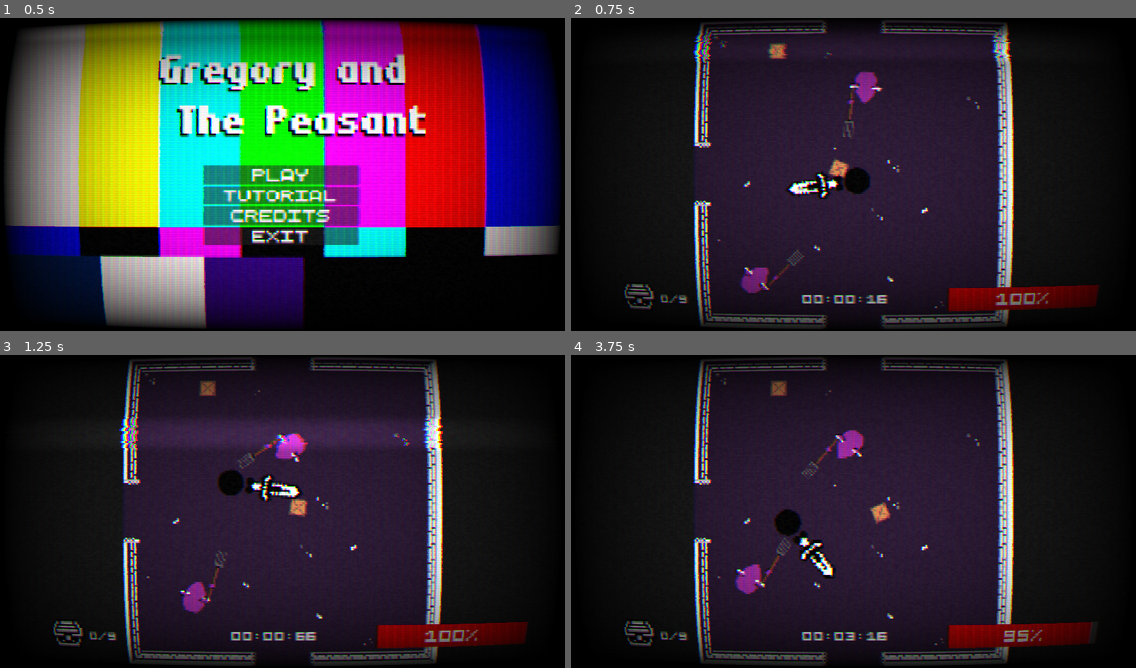
Above: before the commit, frames 1-4 (two rows, left to right).
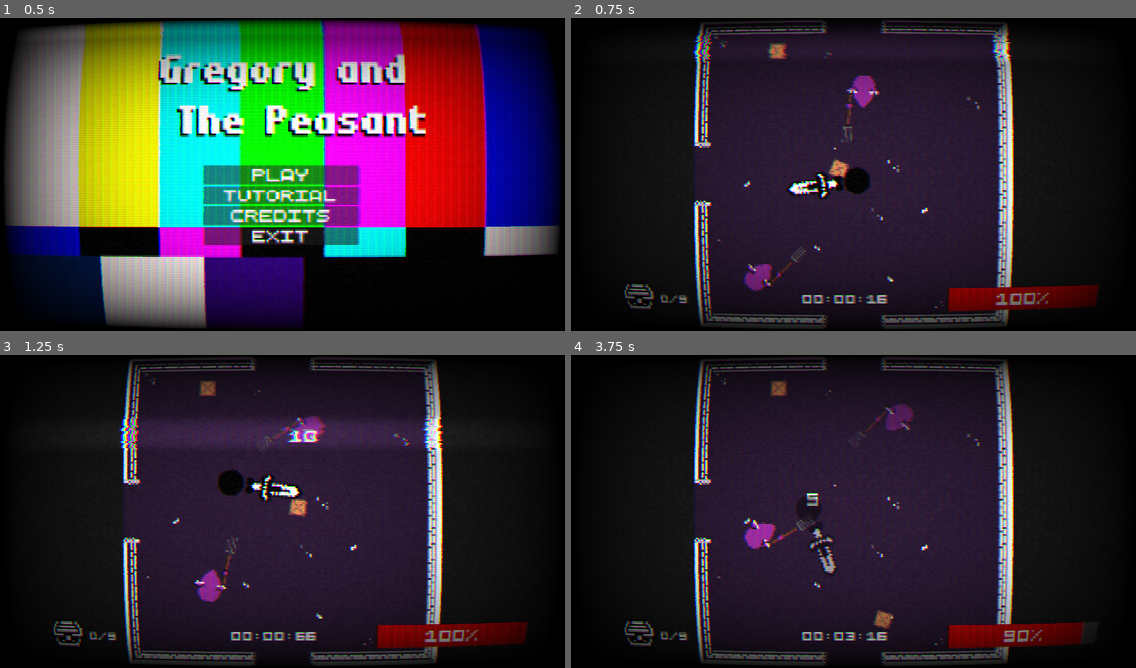
Above: after the commit, the same moments.

Repository: DeanBolte/pjam16
Game: Godot game, scene res://ui/MainMenu/main_menu.tscn
The game is run twice, just before and just after one commit, with the same random seed, the same clock (stepped at 60 frames per second) and the same inputs. Sound files missing from this copy of the repository are replaced by a short silence.
Inputs (mouse positions are in pixels of both pictures, inside the frame that each line leads up to):
- Up to frame 1 (0.5 s): no input
- Up to frame 2 (0.75 s): click "Play" at 0.5 s
- Up to frame 3 (1.25 s): no input
- Up to frame 4 (3.75 s): move the mouse to (977, 495) at 1.27 s; press the mouse at (977, 495) at 1.28 s; hold Right (ui_right) 1.28-2.03 s; move the mouse to (740, 527) at 2.02 s; release the mouse at (740, 527) at 2.03 s; hold Down (ui_down) 2.03-2.78 s; click (740, 527) at 2.1 s; move the mouse to (910, 442) at 2.77 s; press the mouse at (910, 442) at 2.78 s; hold Right (ui_right) 2.78-3.53 s; move the mouse to (825, 574) at 3.52 s; release the mouse at (825, 574) at 3.53 s; hold Up (ui_up) from 3.53 s (still down); click (825, 574) at 3.6 s

Frame 1 is identical in both runs. In frame 2, 0.8% of the frame differs, in the area x 29-56%, y 17-88%; in frame 3, 1.7%; in frame 4, 3.4%, in the area x 29-93%, y 15-93%.

Commit message:
balance numbers for schnozs

Diff:
--- a/enemy/lord_schnoz/lord_schnoz.gd
+++ b/enemy/lord_schnoz/lord_schnoz.gd
@@ -11,18 +11,18 @@
 const CRATE_THROW_SPEED = 5000.0 # Adjust based on gameplay balance
 
 # If player gets too close, boss will 'swat' them away, dealing damage and applying knockback.
-const SHOW_SWAT_RADIUS := true
-const SWAT_RADIUS: int = 300
+const SHOW_SWAT_RADIUS := false
+const SWAT_RADIUS: int = 350
 
 @onready var sfx_manager = get_node("../../../../SfxManager")
 @onready var death_sfx = preload("res://assets/sounds/enemies/enemy_death.wav")
 
-@export var max_health: float = 250
+@export var max_health: float = 300
 @export var current_health: float = max_health
 @export var speed: int = 10000
 @export var invincibility_time: float = 1 # seconds of invincibility after being hit
 @export var damage: float = 5
-@export var swat_knockback_damage := 5
+@export var swat_knockback_damage := 10
 @export var swat_knockback_force := 7500.0
 @export var crate_spawn_area: Node2D
 
--- a/enemy/schnoz/schnoz.gd
+++ b/enemy/schnoz/schnoz.gd
@@ -4,7 +4,7 @@
 
 @export var max_health: float = 100
 @export var current_health: float = max_health
-@export var speed: int = 10000
+@export var speed: int = 150
 @export var invincibility_time: float = 1 # seconds of invincibility after being hit
 @export var damage: float = 5
 @export var self_knockback_multiplier: float = 50 # this enemy should be knocked back quite a bit
@@ -57,6 +57,7 @@
 		return
 
 	if ($NavigationAgent2D.avoidance_enabled):
+		velocity = new_velocity
 		$NavigationAgent2D.set_velocity(new_velocity)
 	else:
 		_on_navigation_agent_2d_velocity_computed(new_velocity)
